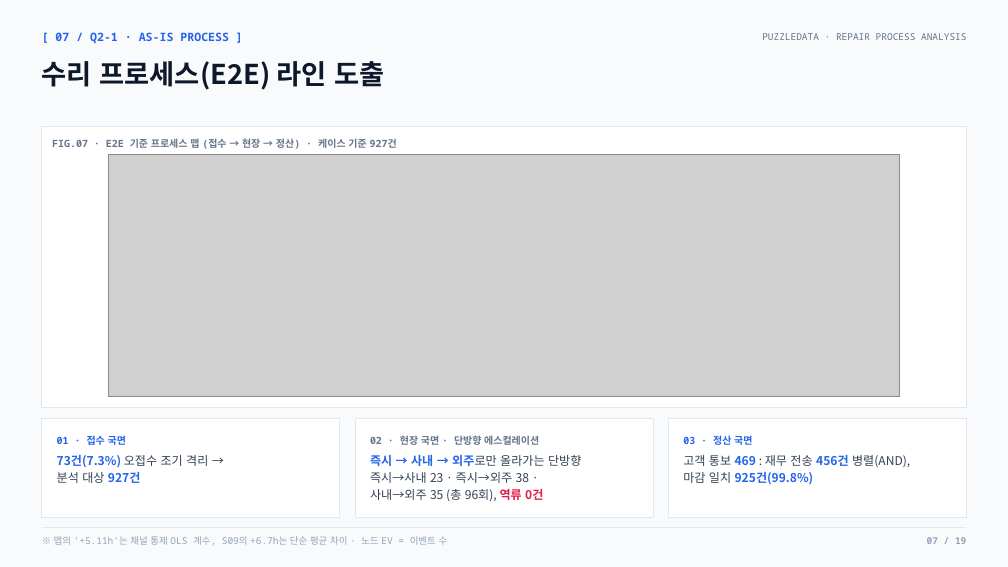
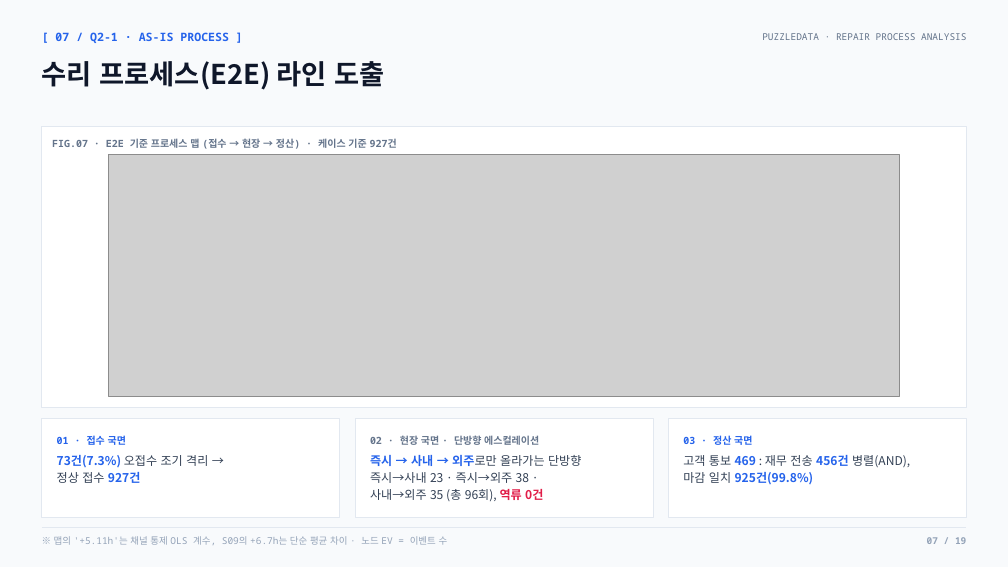
Before and after one commit to nus1245/puzzle_data, a slide deck: slide 7 of outputs/pptx/puzzledata_repair_report.pptx. Drawn at 1008x567 pixels with LibreOffice and Linux fonts; fonts in the diff are those of the drawing; grey boxes stand for pictures. Boxes give left, top, right and bottom in pixels: in the first picture for what was removed or moved away, otherwise in the second. Text is boxed around its words. In the diff, an @@ line names an element or a change of style, - is before the commit and + after.

```diff
--- a/outputs/pptx/puzzledata_repair_report.pptx
+++ b/outputs/pptx/puzzledata_repair_report.pptx
@@ text at (x1=57, y1=455, x2=208, y2=483): text changed @@
-73건(7.3%) 오접수 조기 격리 →
-분석 대상 927건
+73건(7.3%) 오접수 조기 격리 →
+정상 접수 927건
```
Also in this commit, not shown: 4 other slides changed, 4 other files.
